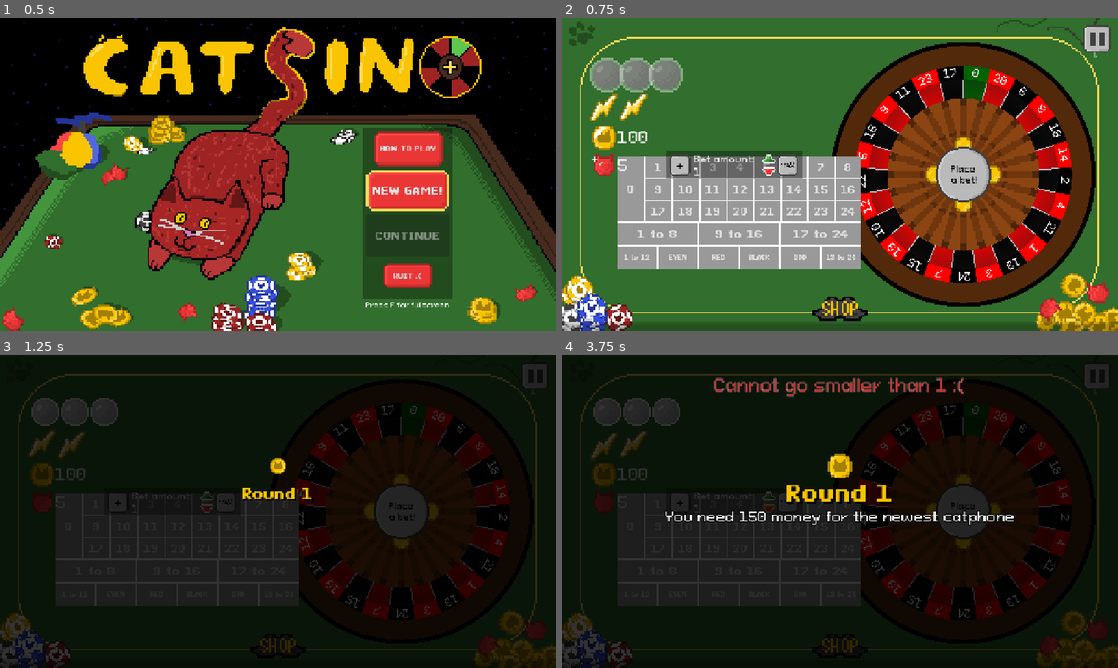
Above: before the commit, frames 1-4 (two rows, left to right).
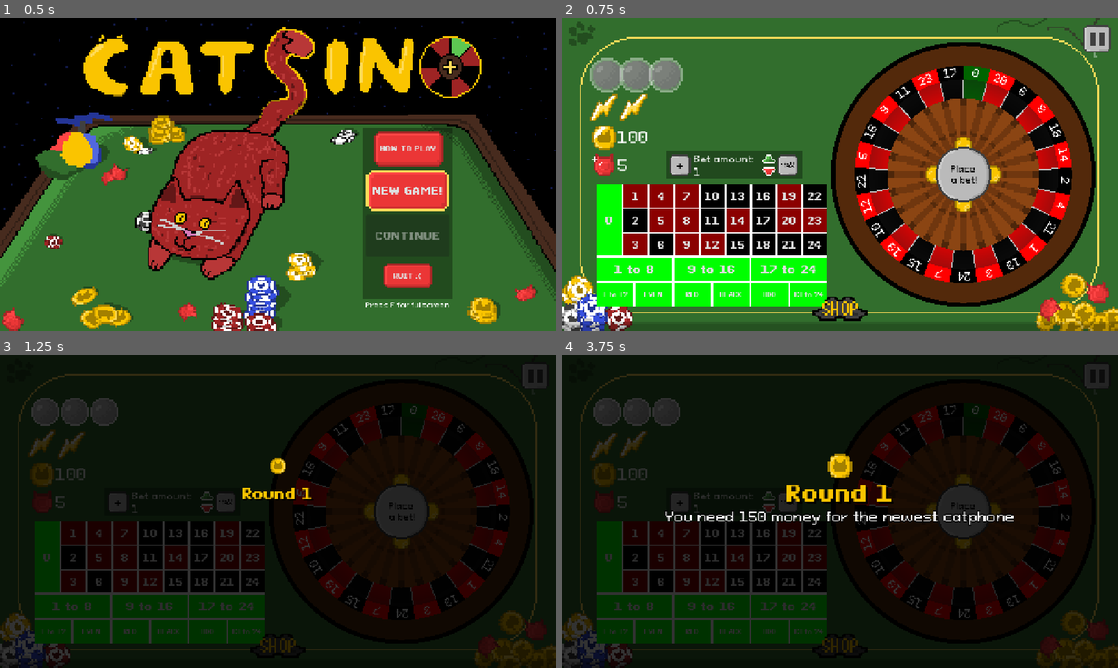
Above: after the commit, the same moments.

Repository: DuneRanger/Very-Serious-GameJam-2026
Game: Godot game, scene res://scenes/main.tscn
Two runs of this game, one before a commit and one after it. Both use one fixed random seed, a clock stepped at 60 frames per second and the inputs below. Sound files missing from this copy of the repository are replaced by a short silence.
Inputs:
- Up to frame 1 (0.5 s): no input
- Up to frame 2 (0.75 s): click "NEW GAME!" at 0.5 s
- Up to frame 3 (1.25 s): no input
- Up to frame 4 (3.75 s): click "4" at 1.25 s; click "7" at 2 s; click "10" at 2.75 s; click "5" at 3.5 s

Frame 1 is identical in both runs. In frame 2, 21% of the frame differs, in the area x 6-54%, y 44-93%; in frame 3, 16%; in frame 4, 16%.

Commit message:
The bet buttons now change their background color according to the roulette

Diff:
--- a/scenes/game/game_manager/game_manager.gd
+++ b/scenes/game/game_manager/game_manager.gd
@@ -20,6 +20,9 @@
 var initial_cells : Array[RouletteCell]
 var cells : Array[RouletteCell] = []
 
+var red_cell_counts : Array[int] = []
+var black_cell_counts : Array[int] = []
+
 var mr_cat_swag : bool
 
 var single_bet_coeff : float = 24.0
@@ -59,6 +62,7 @@
 
 signal signal_buy_item (id : int)
 signal commit_cell_change
+signal signal_commit_cell_change_finished
 
 signal signal_shop_start_hover (id : int)
 signal signal_shop_stop_hover
@@ -101,6 +105,8 @@
 	GameManagerGlobal.modify_spin_count(3)
 	GameManagerGlobal.modify_spins_left(3)
 	GameManagerGlobal.round_count = 0
+	red_cell_counts.resize(betting_system.max_num + 1)
+	black_cell_counts.resize(betting_system.max_num + 1)
 	mr_cat_swag = false
 	GameManagerGlobal.modify_game_state(GameEnums.game_states.BET_PHASE)
 
--- a/scenes/game/game_scene/betting_system/bet_button.gd
+++ b/scenes/game/game_scene/betting_system/bet_button.gd
@@ -1,13 +1,41 @@
-extends Button
+class_name bet_button extends Button
+
+const base_color : Color = Color.GREEN
+const red_color : Color = Color.DARK_RED
+const black_color : Color = Color.BLACK
 
 @export var button_id: int
 var amount_bet : int
+
+func set_color(new_color : Color):
+	var stylebox : StyleBoxFlat = StyleBoxFlat.new()
+	stylebox.bg_color = new_color
+	add_theme_stylebox_override("normal", stylebox)
+	add_theme_stylebox_override("hover_pressed", stylebox)
+	add_theme_stylebox_override("hover", stylebox)
+	add_theme_stylebox_override("pressed", stylebox)
+
+func _on_cells_change():
+	if betting_system.get_bet_type(button_id) != GameEnums.bet_types.NUMBER:
+		return
+	if GameManagerGlobal.red_cell_counts[button_id] > 0:
+		print("Changing color of field: ", button_id, " to red")
+		set_color(red_color)
+	elif GameManagerGlobal.black_cell_counts[button_id] > 0:
+		print("Changing color of field: ", button_id, " to black")
+		set_color(black_color)
+	else:
+		print("Changing color of field: ", button_id, " to gree")
+		set_color(base_color)
 
 func _ready() -> void:
 	add_theme_font_size_override("font_size", betting_system.get_font_size(button_id))
 	$ChipAbove.texture = load("res://assets/textures/chips/chip_black.png")
 	$ChipAbove.visible = false
+	$BetValueLabel.visible = false
+	set_color(base_color)
 	GameManagerGlobal.signal_change_amount_bet.connect(_on_change_amount)
+	GameManagerGlobal.signal_commit_cell_change_finished.connect(_on_cells_change)
 
 func _on_change_amount(id : int, value : int):
 	if (id != button_id and id != betting_system.all_buttons_id):
@@ -20,6 +48,17 @@
 		$ChipAbove.visible = false
 	else:
 		$ChipAbove.visible = true
+	_on_mouse_entered()
 
 func _on_button_down() -> void:
 	GameManagerGlobal.signal_placed_bet.emit(button_id)
+
+func _on_mouse_entered() -> void:
+	print("Showing value on: ", button_id)
+	if amount_bet > 0:
+		$BetValueLabel.visible = true
+
+
+func _on_mouse_exited() -> void:
+	print("Hiding value on: ", button_id)
+	$BetValueLabel.visible = false
--- a/scenes/game/game_scene/betting_system/bet_button.tscn
+++ b/scenes/game/game_scene/betting_system/bet_button.tscn
@@ -6,16 +6,26 @@
 
 [sub_resource type="StyleBoxFlat" id="StyleBoxFlat_by6ed"]
 
+[sub_resource type="StyleBoxFlat" id="StyleBoxFlat_7vuyt"]
+
+[sub_resource type="StyleBoxFlat" id="StyleBoxFlat_iygw7"]
+
+[sub_resource type="StyleBoxFlat" id="StyleBoxFlat_qfsh5"]
+
 [node name="Button" type="Button" unique_id=1147380025]
 offset_right = 8.0
 offset_bottom = 8.0
 theme_override_fonts/font = ExtResource("1_8aveq")
 theme_override_font_sizes/font_size = 8
 theme_override_styles/normal = SubResource("StyleBoxFlat_by6ed")
+theme_override_styles/pressed = SubResource("StyleBoxFlat_7vuyt")
+theme_override_styles/hover = SubResource("StyleBoxFlat_iygw7")
+theme_override_styles/hover_pressed = SubResource("StyleBoxFlat_qfsh5")
 button_mask = 3
 script = ExtResource("1_fcqf7")
 
 [node name="ChipAbove" type="TextureRect" parent="." unique_id=1105024843]
+visible = false
 layout_mode = 1
 anchors_preset = 8
 anchor_left = 0.5
@@ -30,4 +40,18 @@
 grow_vertical = 2
 texture = ExtResource("4_7vuyt")
 
+[node name="BetValueLabel" type="Label" parent="." unique_id=604725977]
+layout_mode = 1
+anchors_preset = 5
+anchor_left = 0.5
+anchor_right = 0.5
+offset_left = 123.0
+offset_top = 14.0
+offset_right = 172.0
+offset_bottom = 37.0
+grow_horizontal = 2
+text = "honvo"
+
 [connection signal="button_down" from="." to="." method="_on_button_down"]
+[connection signal="mouse_entered" from="." to="." method="_on_mouse_entered"]
+[connection signal="mouse_exited" from="." to="." method="_on_mouse_exited"]
--- a/scenes/game/game_scene/betting_system/bet_label.tscn
+++ /dev/null
@@ -1,21 +0,0 @@
-[gd_scene format=3 uid="uid://cbwua8ocj208o"]
-
-[ext_resource type="Texture2D" uid="uid://dut742t7mmgrt" path="res://assets/textures/chips/chip_black.png" id="1_iyrcd"]
-[ext_resource type="FontFile" uid="uid://d0mkojug0pvql" path="res://assets/fonts/PixeloidSans-Bold.otf" id="1_pboxb"]
-
-[sub_resource type="StyleBoxTexture" id="StyleBoxTexture_pboxb"]
-texture = ExtResource("1_iyrcd")
-
-[node name="BetLabel" type="RichTextLabel" unique_id=1042206528]
-offset_right = 40.0
-offset_bottom = 40.0
-mouse_filter = 2
-theme_override_colors/default_color = Color(1, 1, 0, 1)
-theme_override_colors/font_selected_color = Color(0, 0, 0, 0)
-theme_override_colors/font_outline_color = Color(0, 0, 0, 1)
-theme_override_constants/outline_size = 4
-theme_override_fonts/normal_font = ExtResource("1_pboxb")
-theme_override_styles/normal = SubResource("StyleBoxTexture_pboxb")
-fit_content = true
-horizontal_alignment = 1
-vertical_alignment = 1
--- a/scenes/game/game_scene/betting_system/betting_system.tscn
+++ b/scenes/game/game_scene/betting_system/betting_system.tscn
@@ -31,6 +31,55 @@
 text = "1"
 button_id = 1
 
+[node name="Button4" parent="NumberButtons/GridContainer" unique_id=1284816386 instance=ExtResource("2_gf42j")]
+layout_mode = 2
+size_flags_horizontal = 3
+size_flags_vertical = 3
+text = "4"
+button_id = 4
+
+[node name="Button7" parent="NumberButtons/GridContainer" unique_id=237074829 instance=ExtResource("2_gf42j")]
+layout_mode = 2
+size_flags_horizontal = 3
+size_flags_vertical = 3
+text = "7"
+button_id = 7
+
+[node name="Button10" parent="NumberButtons/GridContainer" unique_id=49357896 instance=ExtResource("2_gf42j")]
+layout_mode = 2
+size_flags_horizontal = 3
+size_flags_vertical = 3
+text = "10"
+button_id = 10
+
+[node name="Button13" parent="NumberButtons/GridContainer" unique_id=2025435831 instance=ExtResource("2_gf42j")]
+layout_mode = 2
+size_flags_horizontal = 3
+size_flags_vertical = 3
+text = "13"
+button_id = 13
+
+[node name="Button16" parent="NumberButtons/GridContainer" unique_id=602989780 instance=ExtResource("2_gf42j")]
+layout_mode = 2
+size_flags_horizontal = 3
+size_flags_vertical = 3
+text = "16"
+button_id = 16
+
+[node name="Button19" parent="NumberButtons/GridContainer" unique_id=1468206351 instance=ExtResource("2_gf42j")]
+layout_mode = 2
+size_flags_horizontal = 3
+size_flags_vertical = 3
+text = "19"
+button_id = 19
+
+[node name="Button22" parent="NumberButtons/GridContainer" unique_id=1648766737 instance=ExtResource("2_gf42j")]
+layout_mode = 2
+size_flags_horizontal = 3
+size_flags_vertical = 3
+text = "22"
+button_id = 22
+
 [node name="Button2" parent="NumberButtons/GridContainer" unique_id=593126348 instance=ExtResource("2_gf42j")]
 layout_mode = 2
 size_flags_horizontal = 3
@@ -38,6 +87,55 @@
 text = "2"
 button_id = 2
 
+[node name="Button5" parent="NumberButtons/GridContainer" unique_id=5224901 instance=ExtResource("2_gf42j")]
+layout_mode = 2
+size_flags_horizontal = 3
+size_flags_vertical = 3
+text = "5"
+button_id = 5
+
+[node name="Button8" parent="NumberButtons/GridContainer" unique_id=1409872943 instance=ExtResource("2_gf42j")]
+layout_mode = 2
+size_flags_horizontal = 3
+size_flags_vertical = 3
+text = "8"
+button_id = 8
+
+[node name="Button11" parent="NumberButtons/GridContainer" unique_id=1943613880 instance=ExtResource("2_gf42j")]
+layout_mode = 2
+size_flags_horizontal = 3
+size_flags_vertical = 3
+text = "11"
+button_id = 11
+
+[node name="Button14" parent="NumberButtons/GridContainer" unique_id=494815009 instance=ExtResource("2_gf42j")]
+layout_mode = 2
+size_flags_horizontal = 3
+size_flags_vertical = 3
+text = "14"
+button_id = 14
+
+[node name="Button17" parent="NumberButtons/GridContainer" unique_id=1689607164 instance=ExtResource("2_gf42j")]
+layout_mode = 2
+size_flags_horizontal = 3
+size_flags_vertical = 3
+text = "17"
+button_id = 17
+
+[node name="Button20" parent="NumberButtons/GridContainer" unique_id=2014062493 instance=ExtResource("2_gf42j")]
+layout_mode = 2
+size_flags_horizontal = 3
+size_flags_vertical = 3
+text = "20"
+button_id = 20
+
+[node name="Button23" parent="NumberButtons/GridContainer" unique_id=1101390120 instance=ExtResource("2_gf42j")]
+layout_mode = 2
+size_flags_horizontal = 3
+size_flags_vertical = 3
+text = "23"
+button_id = 23
+
 [node name="Button3" parent="NumberButtons/GridContainer" unique_id=1420978981 instance=ExtResource("2_gf42j")]
 layout_mode = 2
 size_flags_horizontal = 3
@@ -45,20 +143,6 @@
 text = "3"
 button_id = 3
 
-[node name="Button4" parent="NumberButtons/GridContainer" unique_id=1284816386 instance=ExtResource("2_gf42j")]
-layout_mode = 2
-size_flags_horizontal = 3
-size_flags_vertical = 3
-text = "4"
-button_id = 4
-
-[node name="Button5" parent="NumberButtons/GridContainer" unique_id=5224901 instance=ExtResource("2_gf42j")]
-layout_mode = 2
-size_flags_horizontal = 3
-size_flags_vertical = 3
-text = "5"
-button_id = 5
-
 [node name="Button6" parent="NumberButtons/GridContainer" unique_id=123226043 instance=ExtResource("2_gf42j")]
 layout_mode = 2
 size_flags_horizontal = 3
@@ -66,20 +150,6 @@
 text = "6"
 button_id = 6
 
-[node name="Button7" parent="NumberButtons/GridContainer" unique_id=237074829 instance=ExtResource("2_gf42j")]
-layout_mode = 2
-size_flags_horizontal = 3
-size_flags_vertical = 3
-text = "7"
-button_id = 7
-
-[node name="Button8" parent="NumberButtons/GridContainer" unique_id=1409872943 instance=ExtResource("2_gf42j")]
-layout_mode = 2
-size_flags_horizontal = 3
-size_flags_vertical = 3
-text = "8"
-button_id = 8
-
 [node name="Button9" parent="NumberButtons/GridContainer" unique_id=265931556 instance=ExtResource("2_gf42j")]
 layout_mode = 2
 size_flags_horizontal = 3
@@ -87,20 +157,6 @@
 text = "9"
 button_id = 9
 
-[node name="Button10" parent="NumberButtons/GridContainer" unique_id=49357896 instance=ExtResource("2_gf42j")]
-layout_mode = 2
-size_flags_horizontal = 3
-size_flags_vertical = 3
-text = "10"
-button_id = 10
-
-[node name="Button11" parent="NumberButtons/GridContainer" unique_id=1943613880 instance=ExtResource("2_gf42j")]
-layout_mode = 2
-size_flags_horizontal = 3
-size_flags_vertical = 3
-text = "11"
-button_id = 11
-
 [node name="Button12" parent="NumberButtons/GridContainer" unique_id=593352802 instance=ExtResource("2_gf42j")]
 layout_mode = 2
 size_flags_horizontal = 3
@@ -108,20 +164,6 @@
 text = "12"
 button_id = 12
 
-[node name="Button13" parent="NumberButtons/GridContainer" unique_id=2025435831 instance=ExtResource("2_gf42j")]
-layout_mode = 2
-size_flags_horizontal = 3
-size_flags_vertical = 3
-text = "13"
-button_id = 13
-
-[node name="Button14" parent="NumberButtons/GridContainer" unique_id=494815009 instance=ExtResource("2_gf42j")]
-layout_mode = 2
-size_flags_horizontal = 3
-size_flags_vertical = 3
-text = "14"
-button_id = 14
-
 [node name="Button15" parent="NumberButtons/GridContainer" unique_id=1792735356 instance=ExtResource("2_gf42j")]
 layout_mode = 2
 size_flags_horizontal = 3
@@ -129,20 +171,6 @@
 text = "15"
 button_id = 15
 
-[node name="Button16" parent="NumberButtons/GridContainer" unique_id=602989780 instance=ExtResource("2_gf42j")]
-layout_mode = 2
-size_flags_horizontal = 3
-size_flags_vertical = 3
-text = "16"
-button_id = 16
-
-[node name="Button17" parent="NumberButtons/GridContainer" unique_id=1689607164 instance=ExtResource("2_gf42j")]
-layout_mode = 2
-size_flags_horizontal = 3
-size_flags_vertical = 3
-text = "17"
-button_id = 17
-
 [node name="Button18" parent="NumberButtons/GridContainer" unique_id=45912133 instance=ExtResource("2_gf42j")]
 layout_mode = 2
 size_flags_horizontal = 3
@@ -150,20 +178,6 @@
 text = "18"
 button_id = 18
 
-[node name="Button19" parent="NumberButtons/GridContainer" unique_id=1468206351 instance=ExtResource("2_gf42j")]
-layout_mode = 2
-size_flags_horizontal = 3
-size_flags_vertical = 3
-text = "19"
-button_id = 19
-
-[node name="Button20" parent="NumberButtons/GridContainer" unique_id=2014062493 instance=ExtResource("2_gf42j")]
-layout_mode = 2
-size_flags_horizontal = 3
-size_flags_vertical = 3
-text = "20"
-button_id = 20
-
 [node name="Button21" parent="NumberButtons/GridContainer" unique_id=1483634815 instance=ExtResource("2_gf42j")]
 layout_mode = 2
 size_flags_horizontal = 3
@@ -171,20 +185,6 @@
 text = "21"
 button_id = 21
 
-[node name="Button22" parent="NumberButtons/GridContainer" unique_id=1648766737 instance=ExtResource("2_gf42j")]
-layout_mode = 2
-size_flags_horizontal = 3
-size_flags_vertical = 3
-text = "22"
-button_id = 22
-
-[node name="Button23" parent="NumberButtons/GridContainer" unique_id=1101390120 instance=ExtResource("2_gf42j")]
-layout_mode = 2
-size_flags_horizontal = 3
-size_flags_vertical = 3
-text = "23"
-button_id = 23
-
 [node name="Button24" parent="NumberButtons/GridContainer" unique_id=782951881 instance=ExtResource("2_gf42j")]
 layout_mode = 2
 size_flags_horizontal = 3
--- a/scenes/game/game_scene/game_scene.tscn
+++ b/scenes/game/game_scene/game_scene.tscn
@@ -55,16 +55,16 @@
 [node name="BoostSystem" parent="Table" unique_id=1635259107 instance=ExtResource("6_4jb31")]
 
 [node name="ColorRect" type="ColorRect" parent="Table" unique_id=665043885]
-offset_left = -512.0
-offset_top = -40.0
-offset_right = 48.0
-offset_bottom = 216.0
+offset_left = -560.0
+offset_top = 24.0
+offset_right = -30.0
+offset_bottom = 304.0
 
 [node name="BettingSystem" parent="Table" unique_id=1571585412 instance=ExtResource("4_uj17p")]
-offset_left = -512.0
-offset_top = -40.0
-offset_right = 48.0
-offset_bottom = 216.0
+offset_left = -560.0
+offset_top = 24.0
+offset_right = -30.0
+offset_bottom = 304.0
 
 [node name="HUD" parent="." unique_id=1970834067 instance=ExtResource("9_4jb31")]
 layer = 200
--- a/scenes/game/game_scene/roulette/roulette.gd
+++ b/scenes/game/game_scene/roulette/roulette.gd
@@ -173,12 +173,23 @@
 	cells[idx].weight += change
 	commit_cell_mod()
 
+func fill_by_color_lists():
+	GameManagerGlobal.red_cell_counts.fill(0)
+	GameManagerGlobal.black_cell_counts.fill(0)
+	for c : RouletteCell in GameManagerGlobal.cells:
+		if c.colour == Color.RED:
+			GameManagerGlobal.red_cell_counts[c.number] += 1
+		elif c.colour == Color.BLACK:
+			GameManagerGlobal.black_cell_counts[c.number] += 1
+
 # Calls the required functions to for a cell.weight change to actually occur
 func commit_cell_mod():
 	visual_rotation = 0
 	update_total_weight()
 	remove_small_cells()
 	rebuild_banks()
+	fill_by_color_lists()
+	GameManagerGlobal.signal_commit_cell_change_finished.emit()
 
 # -------------------------------- Physics --------------------------------
 
